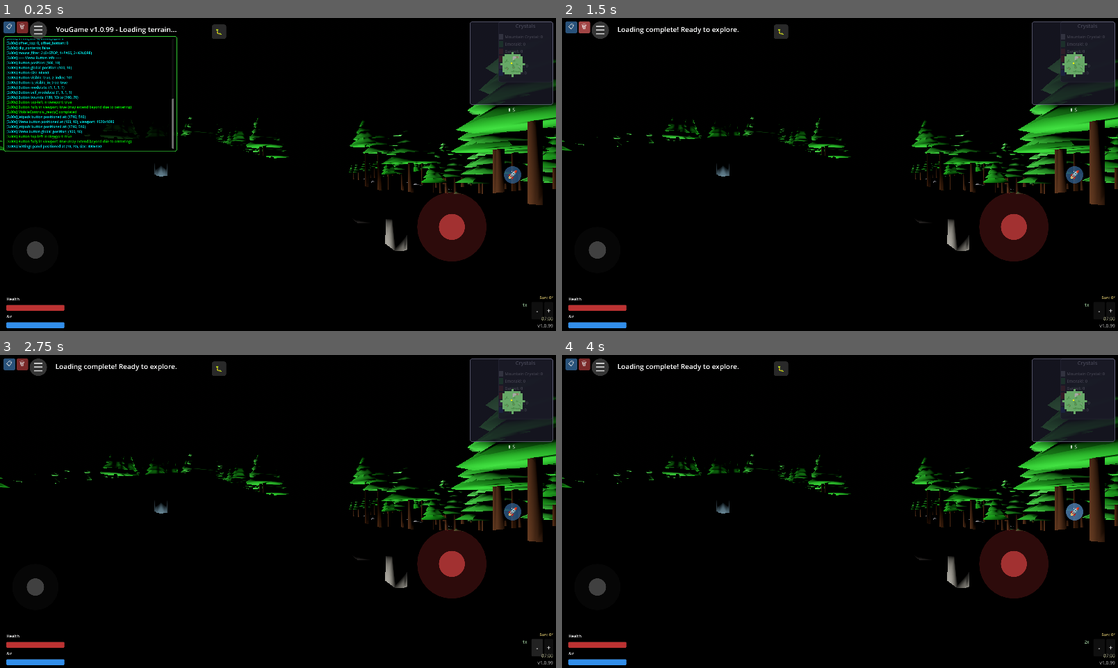
Above: before the commit, frames 1-4 (two rows, left to right).
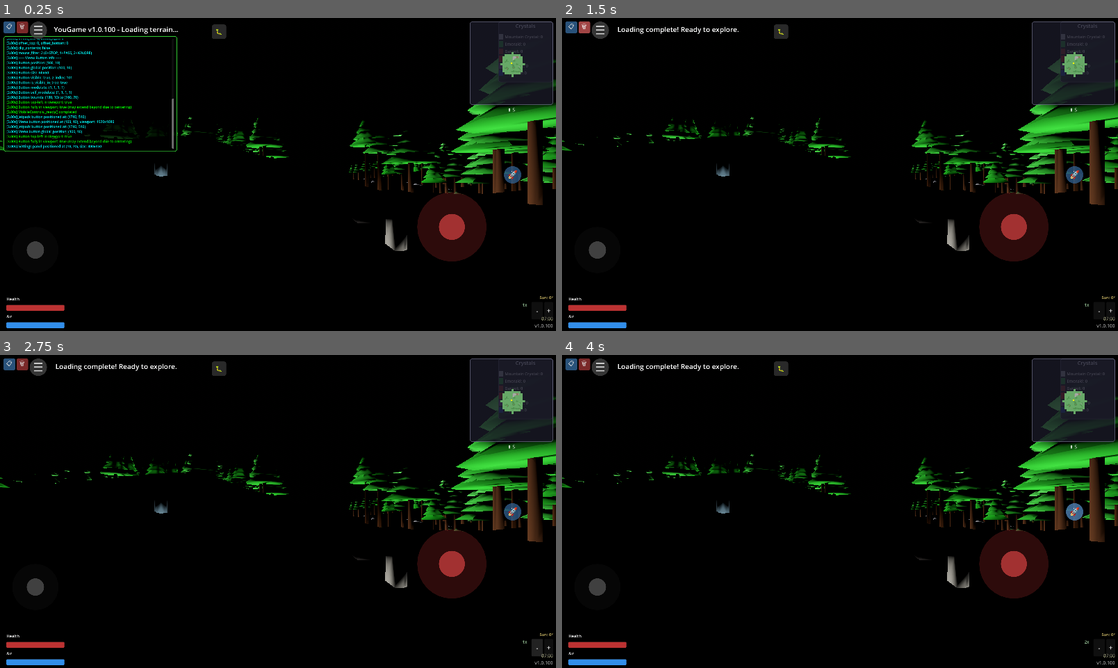
Above: after the commit, the same moments.

Repository: felix-dieterle/YouGame_godot4_public
Game: Godot game, scene res://scenes/main.tscn
The game is run twice, just before and just after one commit, with the same random seed, the same clock (stepped at 60 frames per second) and the same inputs.
Inputs:
- Up to frame 1 (0.25 s): no input
- Up to frame 2 (1.5 s): click "📋" at 0.5 s; click "🗑" at 1.25 s
- Up to frame 3 (2.75 s): click "-" at 2 s
- Up to frame 4 (4 s): click "+" at 2.75 s; click "🚀" at 3.5 s

The runs differ from the first frame. In frame 1, 0.2% of the frame differs, in the area x 9-100%, y 2-99%; in frame 2, less than 0.1%; in frame 3, less than 0.1%; in frame 4, less than 0.1%.

Commit message:
Bump version to v1.0.100

Diff:
--- a/project.godot
+++ b/project.godot
@@ -11,7 +11,7 @@
 [application]
 
 config/name="YouGame"
-config/version="1.0.99"
+config/version="1.0.100"
 config/features=PackedStringArray("4.3", "Mobile")
 config/icon="res://icon.svg"
 run/main_scene="res://scenes/main.tscn"
Not shown, changed: export_presets.cfg
